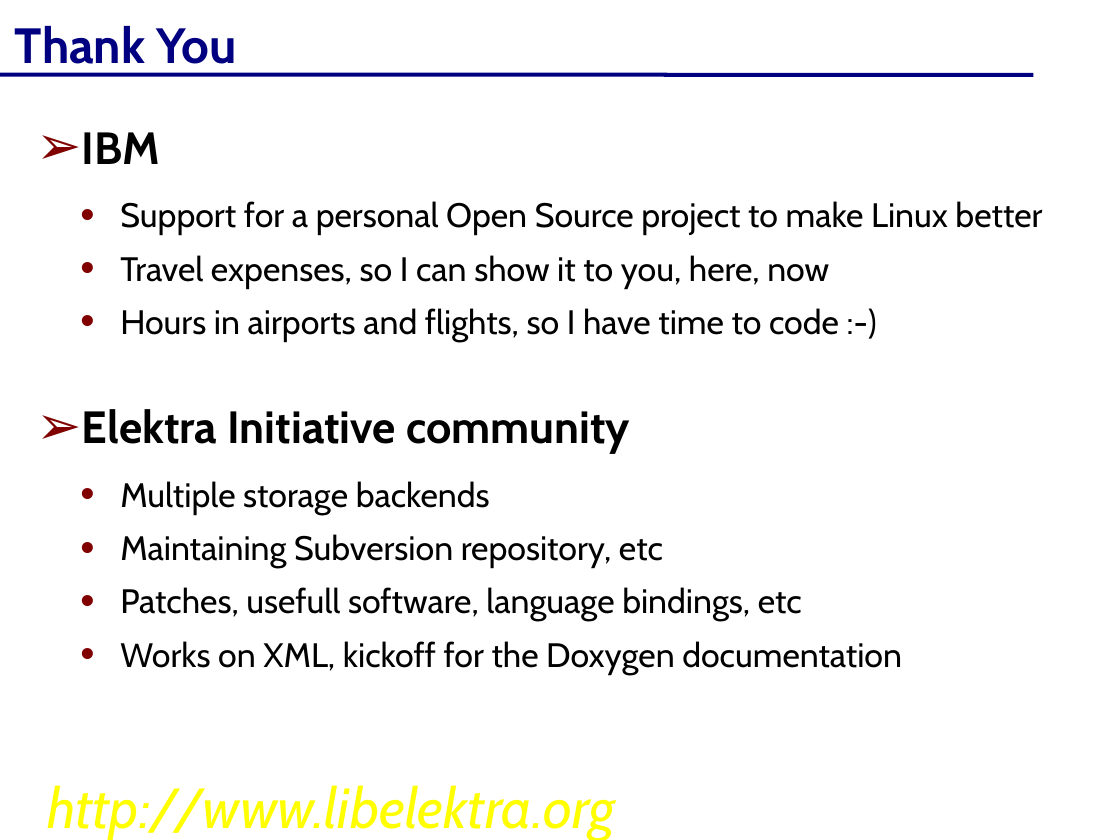
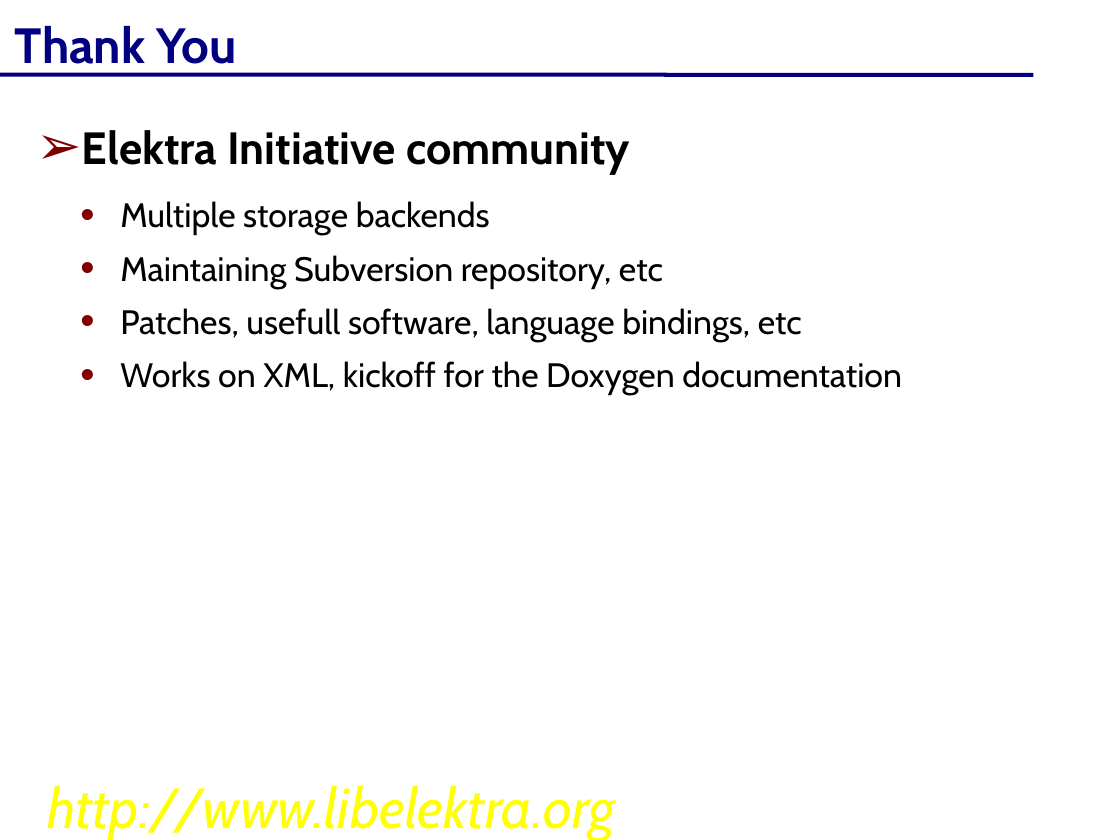
Before and after one commit to ElektraInitiative/libelektra, a slide deck: slide 41 of doc/elektra-de.odp (slide 39 before the commit). Drawn at 1120x840 pixels with LibreOffice and Linux fonts; fonts in the diff are those of the drawing; background and template pictures are left out. Boxes give left, top, right and bottom in pixels: in the first picture for what was removed or moved away, otherwise in the second. Text is boxed around its words. In the diff, an @@ line names an element or a change of style, - is before the commit and + after.

```diff
--- a/doc/elektra-de.odp
+++ b/doc/elektra-de.odp
@@ text at [82, 132, 1042, 342]: paragraphs removed @@
-➢ IBM
-  • Support for a personal Open Source project to make Linux better
-  • Travel expenses, so I can show it to you, here, now
-  • Hours in airports and flights, so I have time to code :-)
@@ text at [82, 130, 630, 175]: less space between paragraphs @@
```
Also in this commit, not shown: 25 other slides changed, 12 slides added, 11 slides removed.
